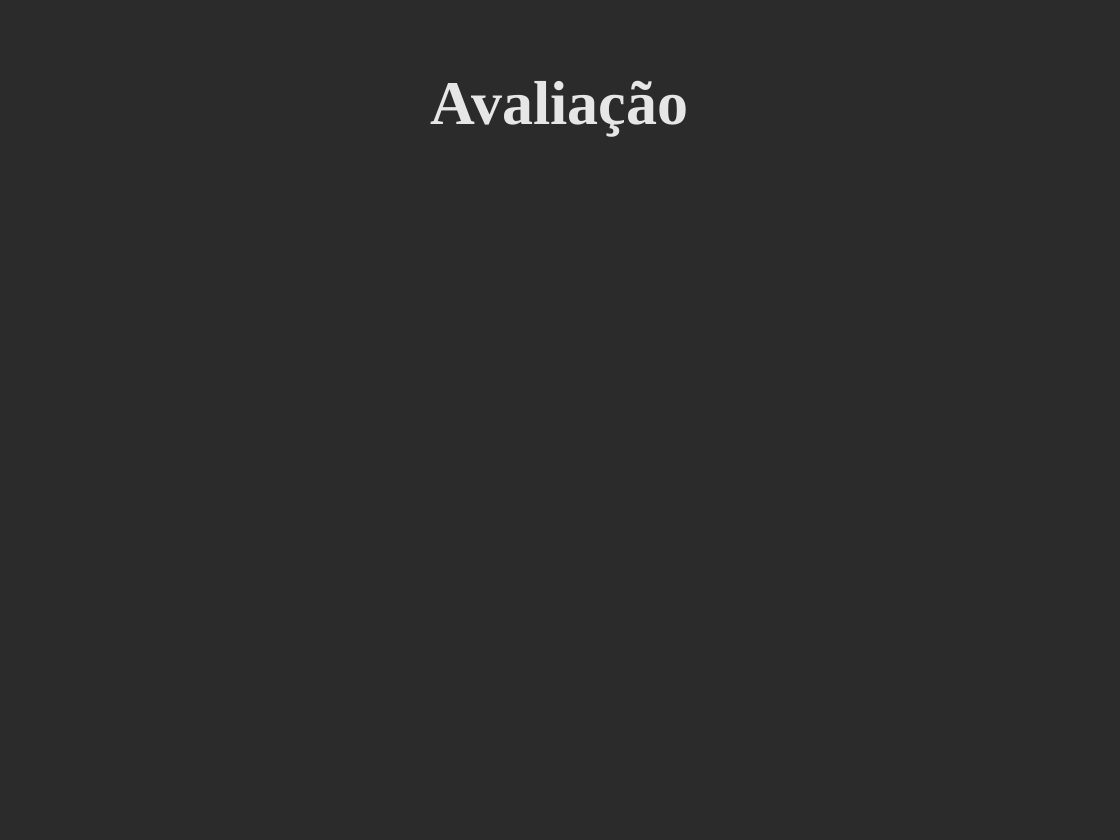
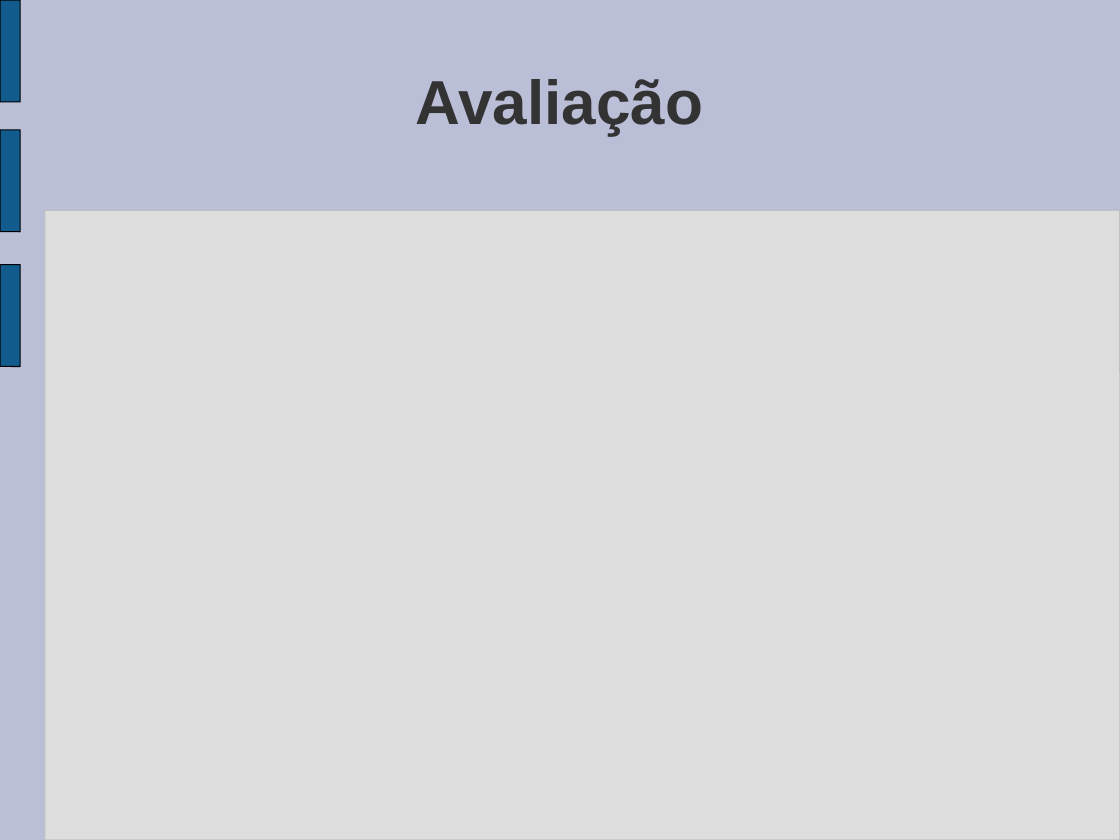
Before and after one commit to tonismar/tcc-tonismar, a slide deck: slide 10 of TCC/Monografia/SeminarioAndamento.ppt (slide 8 before the commit). Drawn at 1120x840 pixels with LibreOffice and Linux fonts; fonts in the diff are those of the drawing; background and template pictures are left out; a plain dark background stands for a picture behind light text. Boxes give left, top, right and bottom in pixels: in the first picture for what was removed or moved away, otherwise in the second. Text is boxed around its words. In the diff, an @@ line names an element or a change of style, - is before the commit and + after.

```diff
--- a/TCC/Monografia/SeminarioAndamento.ppt
+++ b/TCC/Monografia/SeminarioAndamento.ppt
@@ background picture (left out) to #BABED6 @@
@@ freeform shape added at [0,0,20,102], fill #125C8D, outline #000000 0.74 pt @@
@@ title "Avaliação" at [416,79,703,135]: font Times New Roman to Arial, text colour #E6E6E6 to #333333 @@
@@ freeform shape added at [0,130,20,232], fill #125C8D, outline #000000 0.74 pt @@
@@ rounded rectangle added at [45,210,1120,840], fill #DDDDDD, outline #C0C0C0 0.74 pt @@
@@ freeform shape added at [0,264,20,366], fill #125C8D, outline #000000 0.74 pt @@
```
Also in this commit, not shown: 8 other slides changed, 2 slides added.
